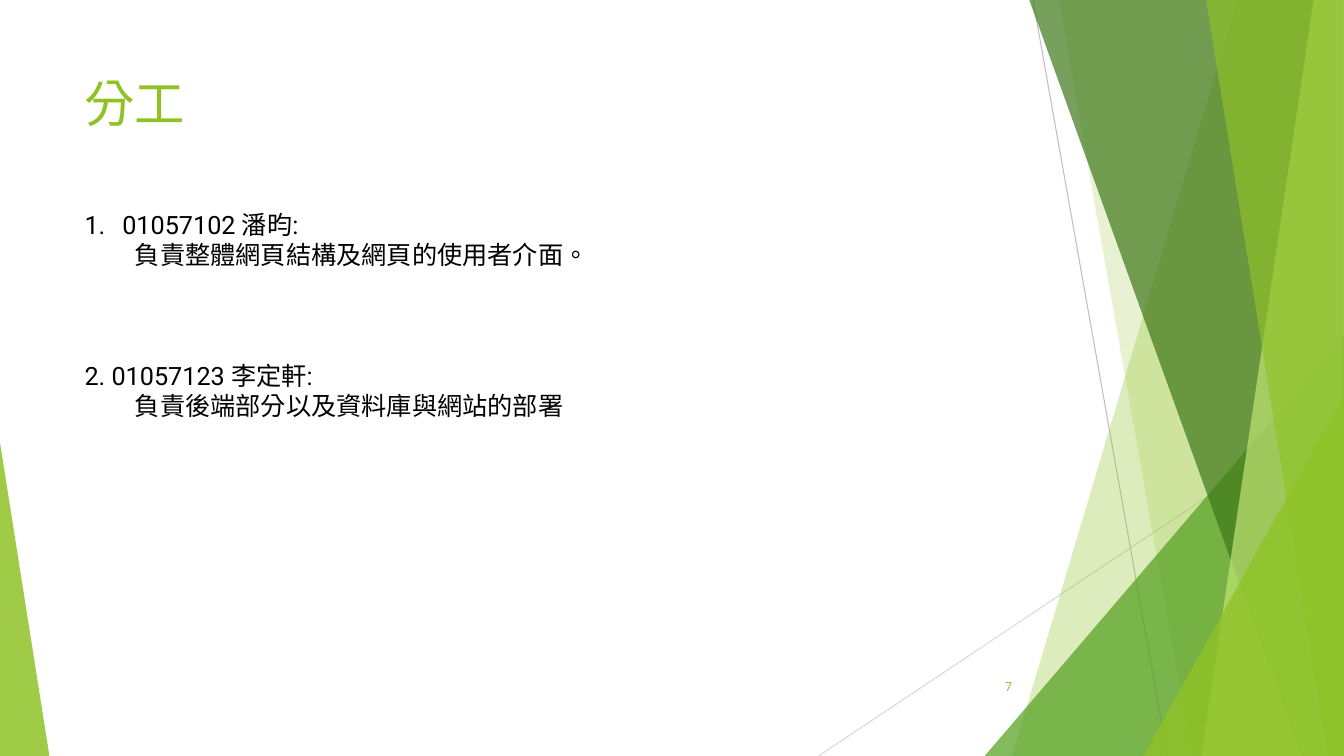
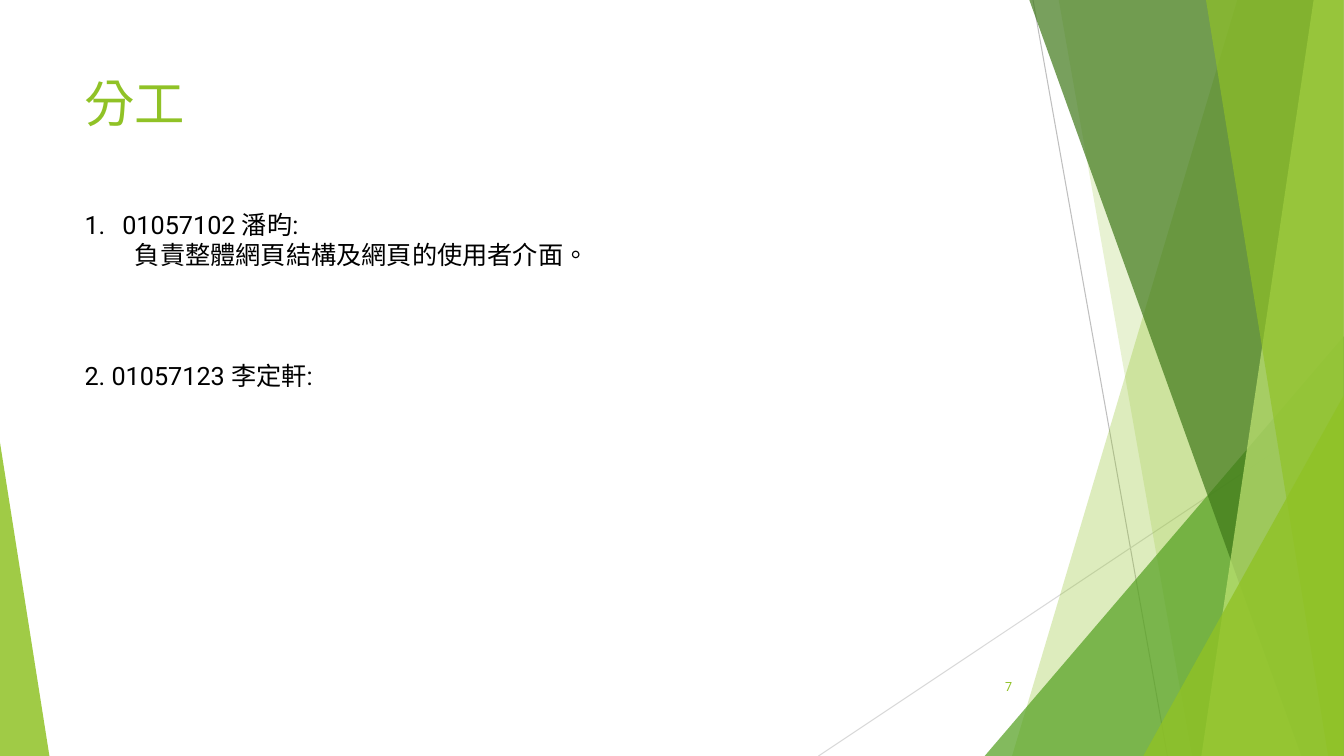
Before and after one commit to timli12/html-test, a slide deck: slide 7 of public/別擔心，我來「照」-01057102-01057123.pptx. Drawn at 1344x756 pixels with LibreOffice and Linux fonts; fonts in the diff are those of the drawing. Boxes give left, top, right and bottom in pixels: in the first picture for what was removed or moved away, otherwise in the second. Text is boxed around its words. In the diff, an @@ line names an element or a change of style, - is before the commit and + after.

```diff
--- a/public/別擔心，我來「照」-01057102-01057123.pptx
+++ b/public/別擔心，我來「照」-01057102-01057123.pptx
@@ text at <box>135,393,563,417</box>: paragraph removed @@
-負責後端部分以及資料庫與網站的部署
```
Also in this commit, not shown: 4 other slides changed, 15 other files.
